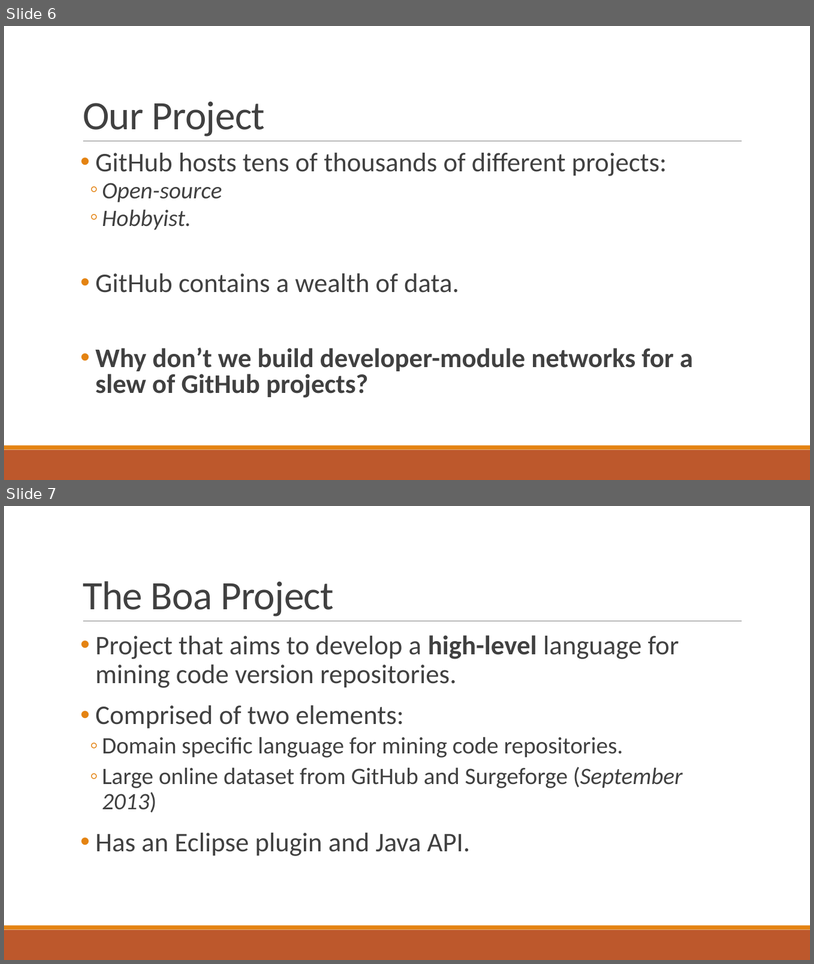
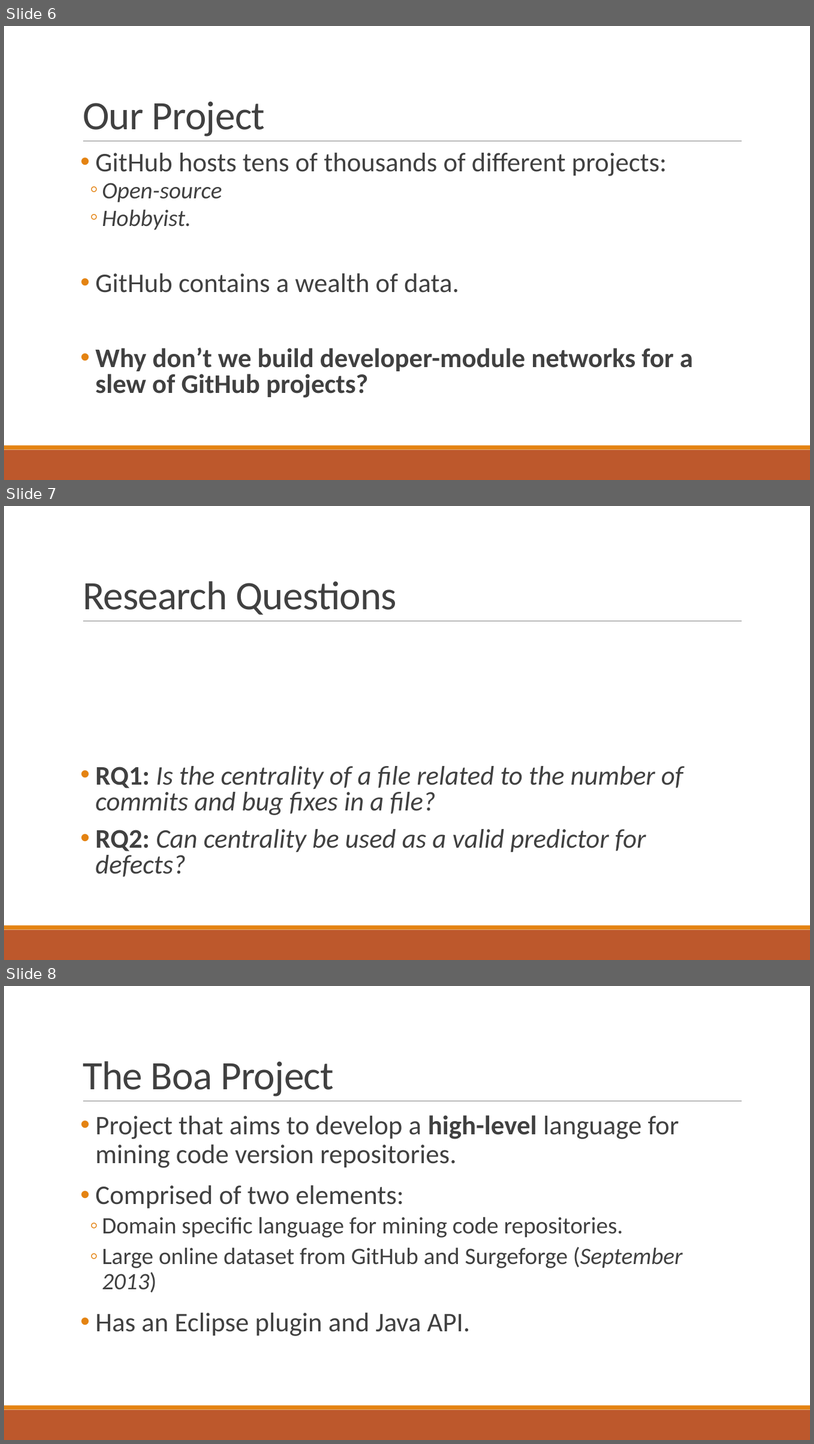
Before and after one commit to bmuscede/NetworkMine, a slide deck: Final-Presentation/Presentation.pptx. Shown one above the other, each under a label of ours: slides 6 and 7 before the commit, slides 6, 7 and 8 after it. The pictures are 814x964 and 814x1444 pixels, drawn with LibreOffice and Linux fonts; fonts in the diff are those of the drawing. Boxes give left, top, right and bottom in pixels: in the first picture for what was removed or moved away, otherwise in the second. Text is boxed around its words. In the diff, an @@ line names an element or a change of style, - is before the commit and + after.

```diff
--- a/Final-Presentation/Presentation.pptx
+++ b/Final-Presentation/Presentation.pptx
@@ slide 7 added at bbox=[4, 506, 810, 960], background #FFFFFF; not listed: 3 template elements that a slide beside it also shows @@
@@ title added at bbox=[83, 581, 397, 615], 48 pt, text #404040 @@
+Research Questions
@@ text added at bbox=[95, 766, 684, 877], 32 pt, text #404040, italic @@
+• RQ1: Is the centrality of a file related to the number of commits and bug fixes in a file?
+• RQ2: Can centrality be used as a valid predictor for defects?
@@ what was slide 7 is now slide 8 @@
```
Also in this commit, not shown: 2 slides changed, 2 other slides added, 1 slide removed, 2 other files.
